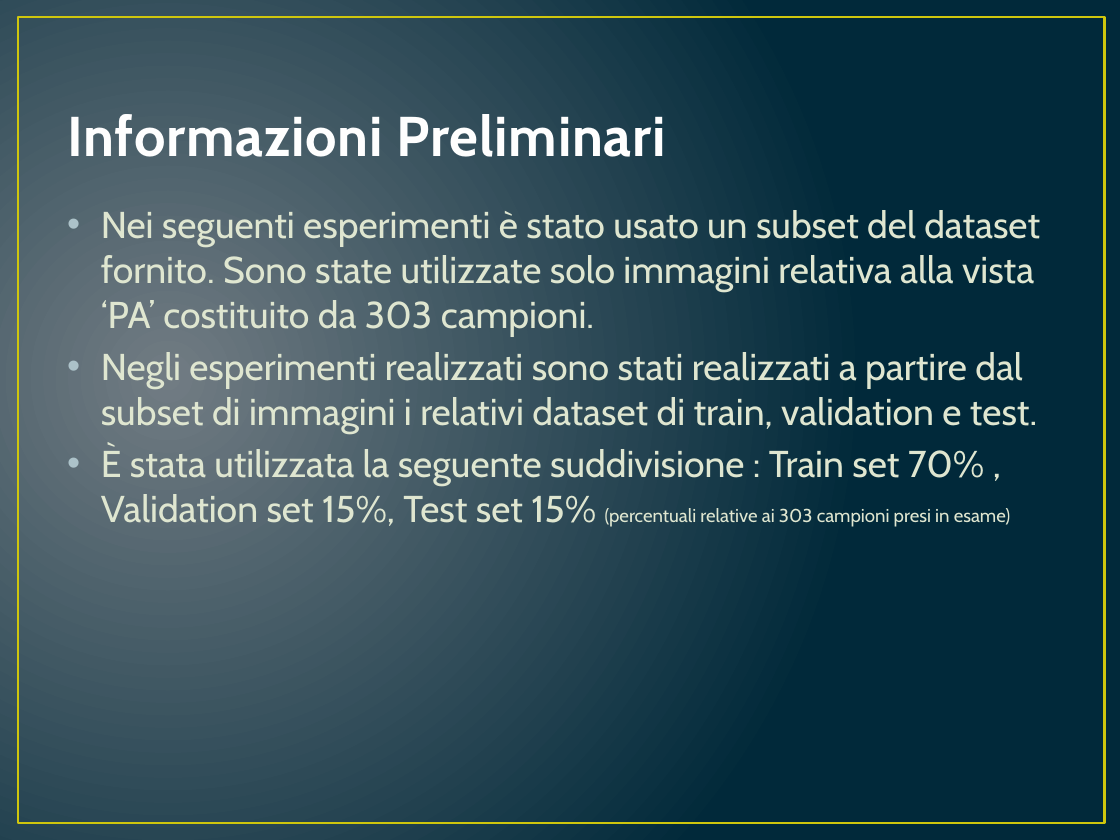
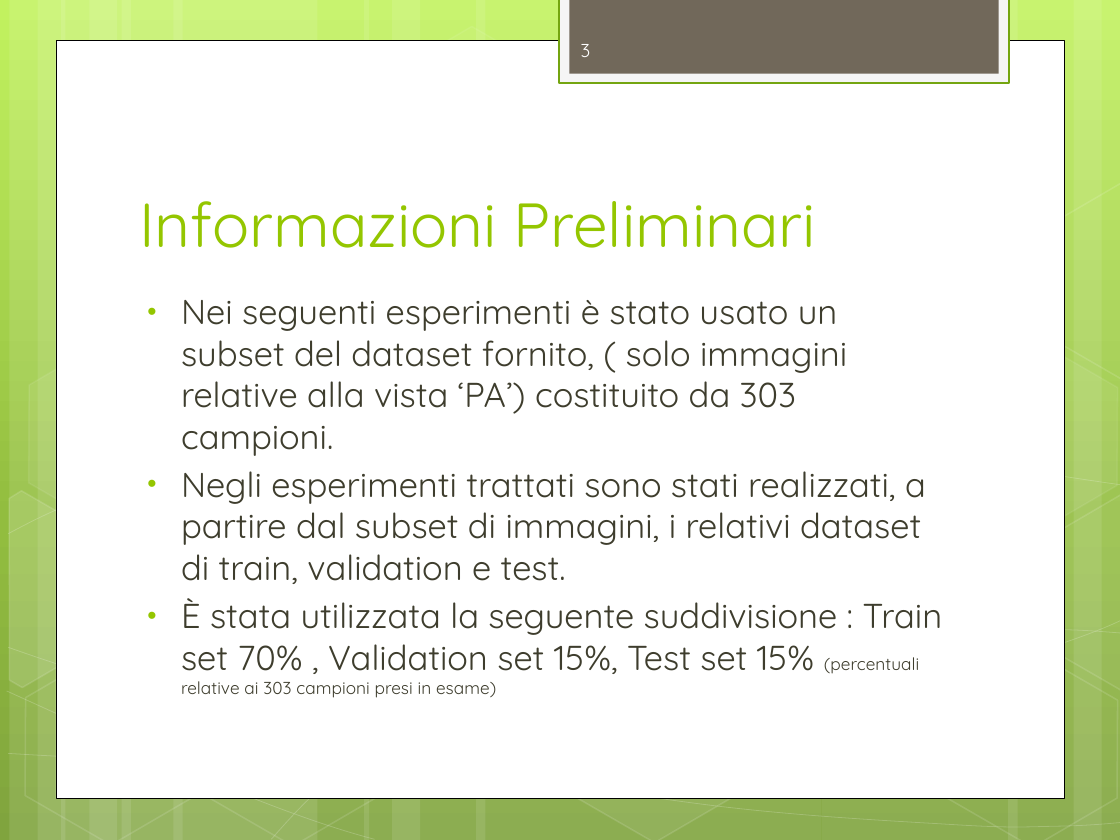
Before and after one commit to RaiMar96/AdversarialAttacksAndInterpretability-covid-chestxray-, a slide deck: slide 3 of docs/ProjectOverview.pptx. Drawn at 1120x840 pixels with LibreOffice and Linux fonts; fonts in the diff are those of the drawing. Boxes give left, top, right and bottom in pixels: in the first picture for what was removed or moved away, otherwise in the second. Text is boxed around its words. In the diff, an @@ line names an element or a change of style, - is before the commit and + after.

```diff
--- a/docs/ProjectOverview.pptx
+++ b/docs/ProjectOverview.pptx
@@ background gradient #717C84 to #01293A to gradient #C3F35F to #93BF3F to #81A53E @@
@@ rectangle added at box(559, 0, 1009, 83), fill #F5F5F5, outline #74A510 1.25 pt @@
@@ rectangle added at box(569, 0, 998, 74), fill #71685A @@
@@ rectangle: place and size @@
-rectangle at box(18, 17, 1104, 823)
+rectangle at box(56, 40, 1064, 797)
@@ rectangle at box(56, 40, 1064, 797): fill none to #FFFFFF; outline #CFC60D 1.5 pt to #000000 0.5 pt @@
@@ page number added at box(581, 44, 591, 57), 12 pt, text #FEFEFE @@
+3
@@ title "Informazioni Preliminari": place and size @@
-title "Informazioni Preliminari" at box(67, 114, 666, 157)
+title "Informazioni Preliminari" at box(139, 201, 816, 248)
@@ title "Informazioni Preliminari" at box(139, 201, 816, 248): size 36 to 40 pt, font Cabin to Quicksand, text colour #FEFEFE to #94C600, letter spacing 0.5 to 0 pt, letter outline #384F55 1.05 pt to none, bold off @@
@@ group added at box(0, 0, 1120, 840): 12 rectangles, 8 freeform shapes, 8 hexagons @@
@@ text "Nei seguenti esperimenti è stato ...": place and size @@
-text "Nei seguenti esperimenti è stato ..." at box(101, 210, 1040, 527)
+text "Nei seguenti esperimenti è stato ..." at box(181, 300, 943, 698)
@@ text at box(181, 300, 926, 584): text changed; size 24 to 22.2 pt; font Cabin to Quicksand; text colour #DFE6D0 to #3E3D2D @@
-• Nei seguenti esperimenti è stato usato un subset del dataset fornito. Sono state utilizzate solo immagini relativa alla vista ‘PA’ costituito da 303 campioni.
-• Negli esperimenti realizzati sono stati realizzati a partire dal subset di immagini i relativi dataset di train, validation e test.
+• Nei seguenti esperimenti è stato usato un subset del dataset fornito, ( solo immagini relative alla vista ‘PA’) costituito da 303 campioni.
+• Negli esperimenti trattati sono stati realizzati, a partire dal subset di immagini, i relativi dataset di train, validation e test.
@@ text at box(181, 598, 943, 698): size 24 to 22.2 pt, font Cabin to Quicksand, text colour #DFE6D0 to #3E3D2D in "È stata utilizzata la seguente suddivisione : ..."; size 12 to 11.1 pt in "(percentuali relative ai 303 campioni presi in ..."; indent changed; bullet colour #ACC2C9 to #94C600 @@
```
Also in this commit, not shown: 2 other slides changed, 18 slides added, 2 other files.
